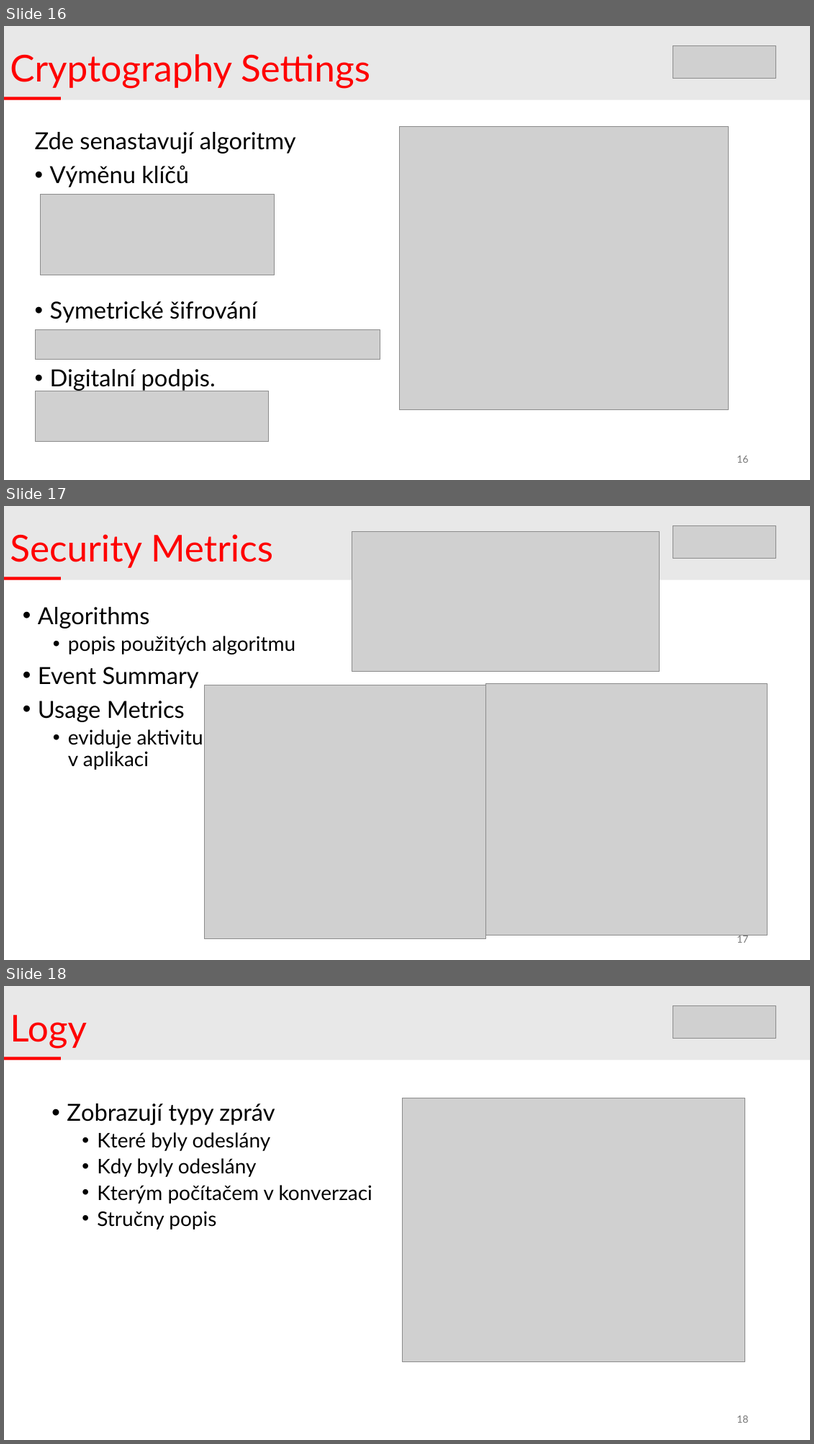
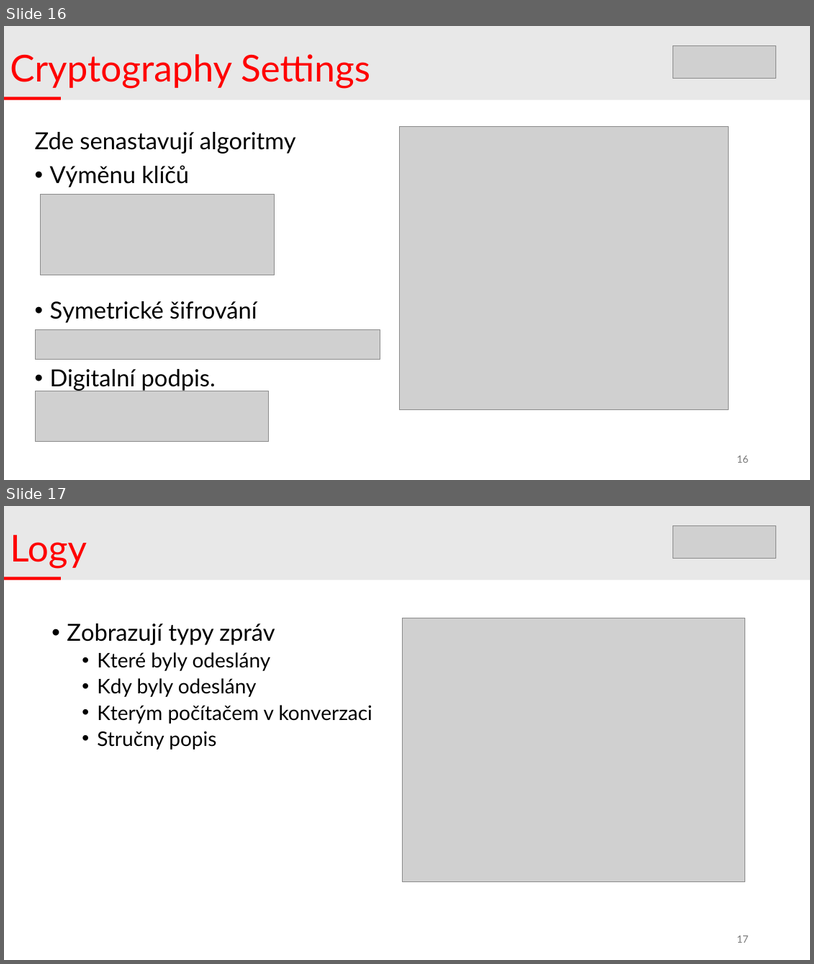
Before and after one commit to DivinityQQ/quantum-resistant-p2p, a slide deck: docs/p2ppost_prezentace.pptx. Shown one above the other, each under a label of ours: slides 16, 17 and 18 before the commit, slides 16 and 17 after it. The pictures are 814x1444 and 814x964 pixels, drawn with LibreOffice and Linux fonts; fonts in the diff are those of the drawing; grey boxes stand for pictures. Boxes give left, top, right and bottom in pixels: in the first picture for what was removed or moved away, otherwise in the second. Text is boxed around its words. In the diff, an @@ line names an element or a change of style, - is before the commit and + after.

```diff
--- a/docs/p2ppost_prezentace.pptx
+++ b/docs/p2ppost_prezentace.pptx
@@ slide 17 removed at (x1=4, y1=506, x2=810, y2=960), background #FFFFFF @@
@@ rectangle removed at (x1=4, y1=506, x2=810, y2=580) @@
@@ picture removed at (x1=673, y1=526, x2=776, y2=559) @@
@@ title removed at (x1=10, y1=534, x2=273, y2=568) @@
-Security Metrics
@@ picture removed at (x1=352, y1=531, x2=660, y2=671) @@
@@ rectangle removed at (x1=4, y1=577, x2=61, y2=580) @@
@@ text removed at (x1=38, y1=607, x2=296, y2=770) @@
-• Algorithms
-  • popis použitých algoritmu
-• Event Summary
-• Usage Metrics
-  • eviduje aktivitu
-    v aplikaci
@@ picture removed at (x1=204, y1=685, x2=486, y2=939) @@
@@ picture removed at (x1=486, y1=683, x2=768, y2=935) @@
@@ page number removed at (x1=737, y1=933, x2=748, y2=942) @@
-17
@@ what was slide 18 is now slide 17 @@
@@ page number at (x1=737, y1=935, x2=748, y2=942): text changed @@
-18
+17
```
Also in this commit, not shown: 2 slides changed, 2 other slides removed.
